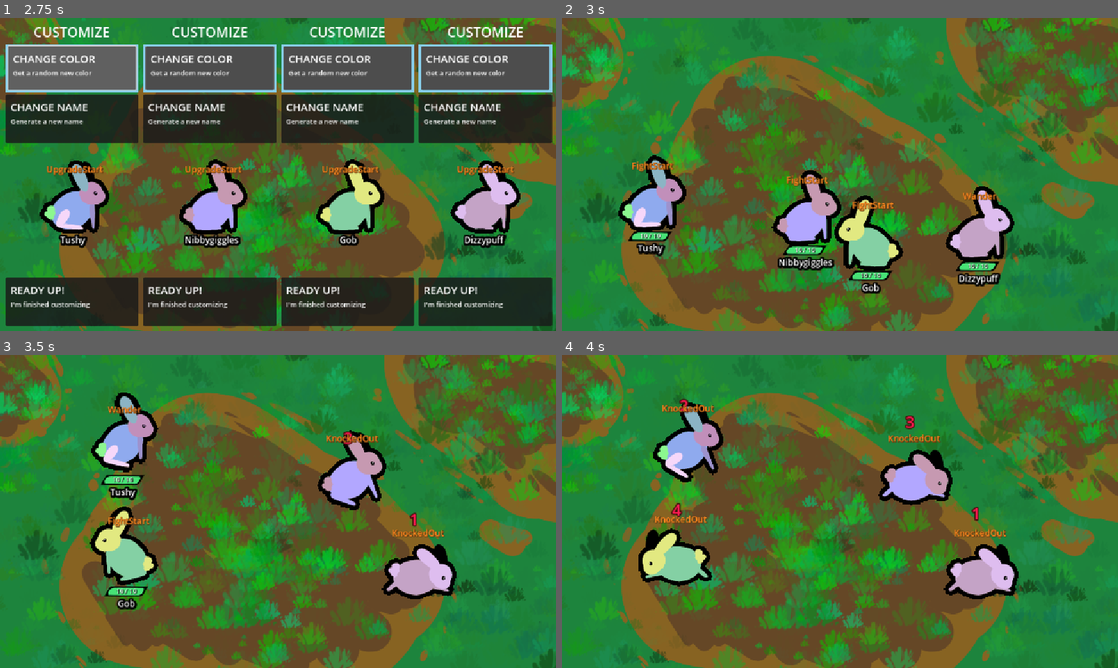
Above: before the commit, frames 1-4 (two rows, left to right).
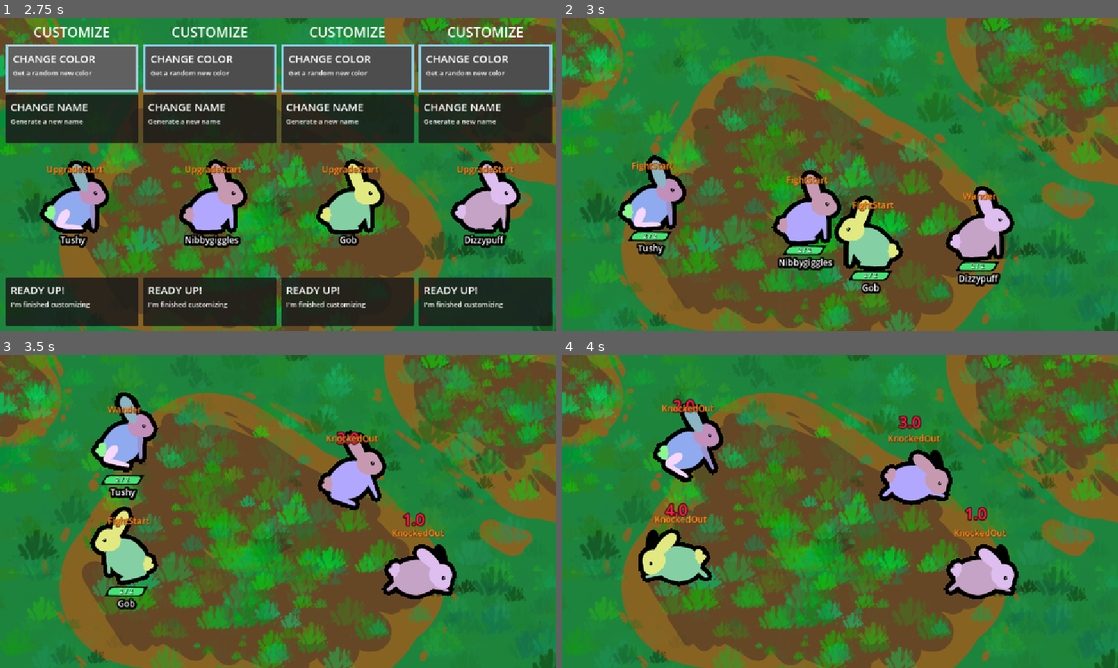
Above: after the commit, the same moments.

Repository: Galitie/tm2
Game: Godot game, scene res://test_scene.tscn
Two runs of this game, one before a commit and one after it. Both use one fixed random seed, a clock stepped at 60 frames per second and the inputs below. Sound files missing from this copy of the repository are replaced by a short silence.
Inputs (mouse positions are in pixels of both pictures, inside the frame that each line leads up to):
- Up to frame 1 (2.75 s): click (72, 68) at 0.52 s; click (72, 68) at 1.27 s; click (72, 68) at 2.02 s
- Up to frame 2 (3 s): tap Enter (ui_accept) at 2.75, 2.85 s; move the mouse to (962, 158) at 2.77 s; click (962, 158) at 2.92 s
- Up to frame 3 (3.5 s): tap Enter (ui_accept) at 3.02, 3.32 s
- Up to frame 4 (4 s): move the mouse to (728, 527) at 3.52 s; tap Enter (ui_accept) at 3.6, 3.77 s; click (728, 527) at 3.67 s

Frame 1 is identical in both runs. In frame 2, 0.2% of the frame differs, in the area x 14-77%, y 68-84%; in frame 3, 0.3%; in frame 4, 0.6%, in the area x 18-77%, y 13-54%.

Commit message:
Added temp explode on death

Diff:
--- a/Cards/Resources/bomber.tres
+++ b/Cards/Resources/bomber.tres
@@ -1,15 +1,17 @@
 [gd_resource type="Resource" script_class="CardResourceScript" load_steps=3 format=3 uid="uid://2dwrrigu8sux"]
 
+[ext_resource type="Script" uid="uid://bba020kqbcn8s" path="res://monster_part.gd" id="1_sef8m"]
 [ext_resource type="Script" uid="uid://bfco2om6esxdu" path="res://Cards/card_info.gd" id="2_rdoa5"]
 
 [resource]
 script = ExtResource("2_rdoa5")
 card_name = "BOMBER"
-description = "Sometimes POOPS POOP BOMBS. POOP BOMBS DMG everyone including SELF."
+description = "Chance of POOPING BOMBS. BOMBS DMG everyone including SELF."
 Type = "other"
 state_id = "bombing"
 unique = true
 remove_specific_states = Array[int]([])
+parts_and_acc = Array[ExtResource("1_sef8m")]([])
 attribute_1 = 0
 attribute_label_1 = ""
 attribute_amount_1 = 0
--- /dev/null
+++ b/Cards/Resources/explode_on_death.tres
@@ -0,0 +1,23 @@
+[gd_resource type="Resource" script_class="CardResourceScript" load_steps=3 format=3 uid="uid://f53own34678k"]
+
+[ext_resource type="Script" uid="uid://bba020kqbcn8s" path="res://monster_part.gd" id="1_mquee"]
+[ext_resource type="Script" uid="uid://bfco2om6esxdu" path="res://Cards/card_info.gd" id="2_ont37"]
+
+[resource]
+script = ExtResource("2_ont37")
+card_name = "NUCLEAR"
+description = "On getting knocked out, EXPLODE and deal DMG."
+Type = "passive"
+state_id = "death_explode"
+unique = true
+remove_specific_states = Array[int]([])
+parts_and_acc = Array[ExtResource("1_mquee")]([])
+attribute_1 = 0
+attribute_label_1 = ""
+attribute_amount_1 = 0
+attribute_2 = 0
+attribute_label_2 = ""
+attribute_amount_2 = 0
+attribute_3 = 0
+attribute_label_3 = ""
+attribute_amount_3 = 0.0
--- a/StateMachine/knocked_out.gd
+++ b/StateMachine/knocked_out.gd
@@ -3,8 +3,12 @@
 
 var monster: CharacterBody2D
 
+#Temp stuff for explosion
+var temp_timer = Timer.new()
+var temp_area = Area2D.new()
+# ^^^^^^^^^^^^^^^^^^^^^^^
+
 func Enter():
-	monster.toggle_collisions(false)
 	monster.velocity = Vector2.ZERO
 	monster.current_hp = 0
 	monster.current_hp_label.text = "0"
@@ -14,10 +18,35 @@
 	Globals.game.count_death(monster)
 	monster.name_label.hide()
 
+
+	if monster.player.death_explode:
+		# Temp stuff for explosion TODO: Raam add animation
+		temp_timer = Timer.new()
+		temp_timer.timeout.connect(_on_temp_timer_timeout)
+		temp_area = Area2D.new()
+		var temp_collision = CollisionShape2D.new()
+		var temp_shape_resource = CircleShape2D.new()
+		var temp_sprite = Sprite2D.new()
+		temp_timer.wait_time = .25
+		temp_sprite.texture = load("uid://cgrc4jxdyeooy")
+		temp_sprite.scale = Vector2(3,3)
+		temp_shape_resource.radius = monster.hurtbox_collision.shape.size.x * 1.50
+		temp_collision.shape = temp_shape_resource
+		temp_area.add_to_group("TEMP_EXPLOSION")
+		temp_area.add_child(temp_collision)
+		temp_area.add_child(temp_timer)
+		temp_area.add_child(temp_sprite)
+		monster.add_child(temp_area)
+		temp_timer.start()
+		# temp to be removed ^^^^^^^^^^
+		monster.animation_player.play("faint")
+	monster.toggle_collisions(false)
 	if !Globals.is_sudden_death_mode:
 		monster.animation_player.play("faint")
 	else:
 		monster.root.modulate = Color("ff0e1b")
+
+
 
 func Update(delta:float):
 	if monster.sent_flying:
@@ -28,3 +57,8 @@
 func animation_finished(anim_name: String) -> void:
 	if anim_name == "faint":
 		pass
+
+#Temp to be removed
+func _on_temp_timer_timeout():
+	temp_area.queue_free()
+# ^^^^^^^^^^^^^^^^
--- a/UI/player_upgrade_panel.gd
+++ b/UI/player_upgrade_panel.gd
@@ -8,7 +8,7 @@
 @onready var upgrade_title = $VBoxContainer/UpgradeTitle/Label
 
 var player : Player
-var resource_array: Array[Resource] = [ load("res://Cards/Resources/thorns.tres"), loa …(540 unchanged characters)…
+var resource_array: Array[Resource] = [ load("uid://f53own34678k"), load("res://Cards/Resources/thorns.tres"), loa …(540 unchanged characters)…
 @onready var button_array: Array[Node] = [reroll_button, $VBoxContainer/UpgradeCard1, $VBoxContainer/UpgradeCard2, $VBoxContainer/UpgradeCard3]
 var current_user_position_in_button_array : int = 0
 var new_stylebox_normal = StyleBoxFlat.new()
--- a/main.gd
+++ b/main.gd
@@ -351,6 +351,8 @@
 				player.monster.state_machine.weights[other_index] += .25
 			"thorns":
 				player.monster.thorns = true
+			"death_explode":
+				player.death_explode = true
 			_:
 				player.monster.state_machine.state_choices[card_resource.Type].append(card_resource.state_id)
 	if card_resource.remove_specific_states.size():
--- a/monster.gd
+++ b/monster.gd
@@ -1,7 +1,7 @@
 extends CharacterBody2D
 class_name Monster
 
-var max_hp : int = 10
+var max_hp : int = 2
 var current_hp : int = max_hp
 var base_damage : int = 1
 var intelligence : int = 1
@@ -169,6 +169,14 @@
 			take_damage_from(attacker, true)
 			state_machine.transition_state("hurt")
 			hit_effect()
+		#TODO:(Raam, probably just treat this as an attack?)
+		if area.is_in_group("TEMP_EXPLOSION"):
+			attacked = true
+			attacker = area.owner
+			print("attacker: ", attacker )
+			take_damage_from(attacker, false, randi_range(1,20))
+			state_machine.transition_state("hurt")
+			hit_effect()
 
 	if attacked && Globals.is_sudden_death_mode:
 		send_flying(attacker)
@@ -213,9 +221,11 @@
 	var critted = roll_crit()
 	var crit_text = " CRIT" if critted && !no_crit else ""
 	var random_modifier : int = randi_range(0,3)
-	var damage : int = round(enemy.base_damage * (enemy.crit_multiplier if critted else 1.0) * enemy.damage_dealt_mult) + random_modifier
+	var damage
 	if override_damage:
 		damage = override_damage
+	else:
+		damage = round(enemy.base_damage * (enemy.crit_multiplier if critted else 1.0) * enemy.damage_dealt_mult) + random_modifier
 	if Globals.is_sudden_death_mode:
 		apply_hp(-max_hp)
 	else:
--- a/player.gd
+++ b/player.gd
@@ -13,7 +13,8 @@
 var victory_points :int = 0
 
 var poop_summons : bool = false
-var more_poops :bool = false
-var larger_poops:bool = false
+var more_poops : bool = false
+var larger_poops : bool = false
+var death_explode : bool = false
 
 var caltrops: bool = false
--- a/test_scene.tscn
+++ b/test_scene.tscn
@@ -26,7 +26,6 @@
 
 [node name="Game" type="Node2D"]
 script = ExtResource("1_fnpeg")
-total_rounds = 2
 override_sudden_death_time = 60.0
 
 [node name="Background" type="Sprite2D" parent="."]
Not shown, changed: Todo.txt
Binary file removed: explosion.png
Not shown, removed: explosion.png.import
